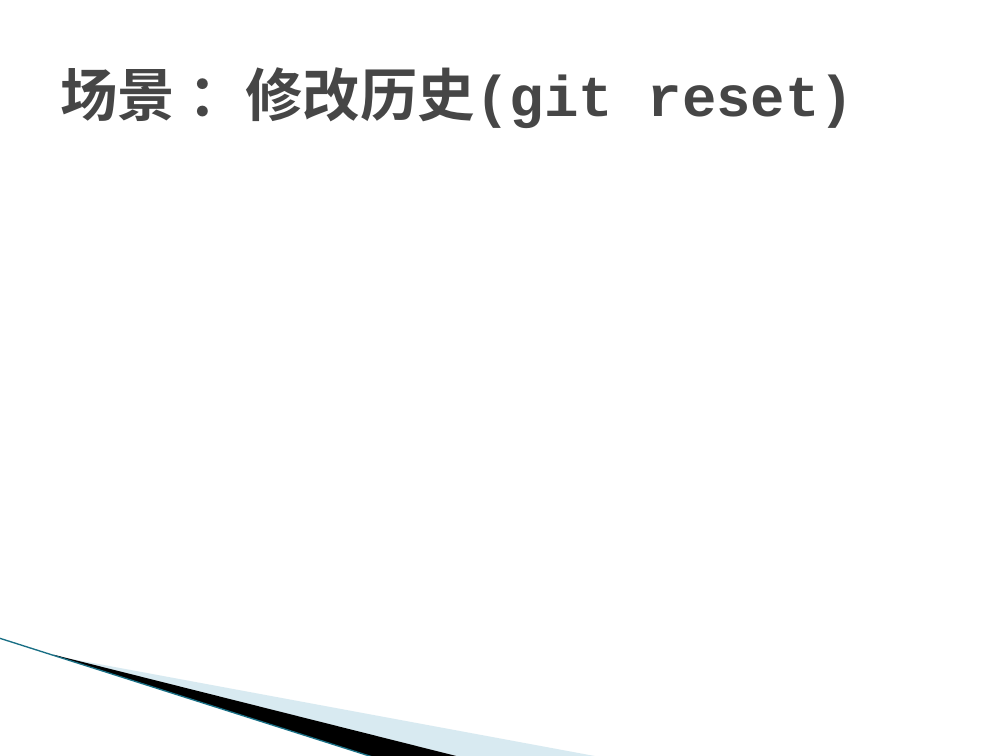
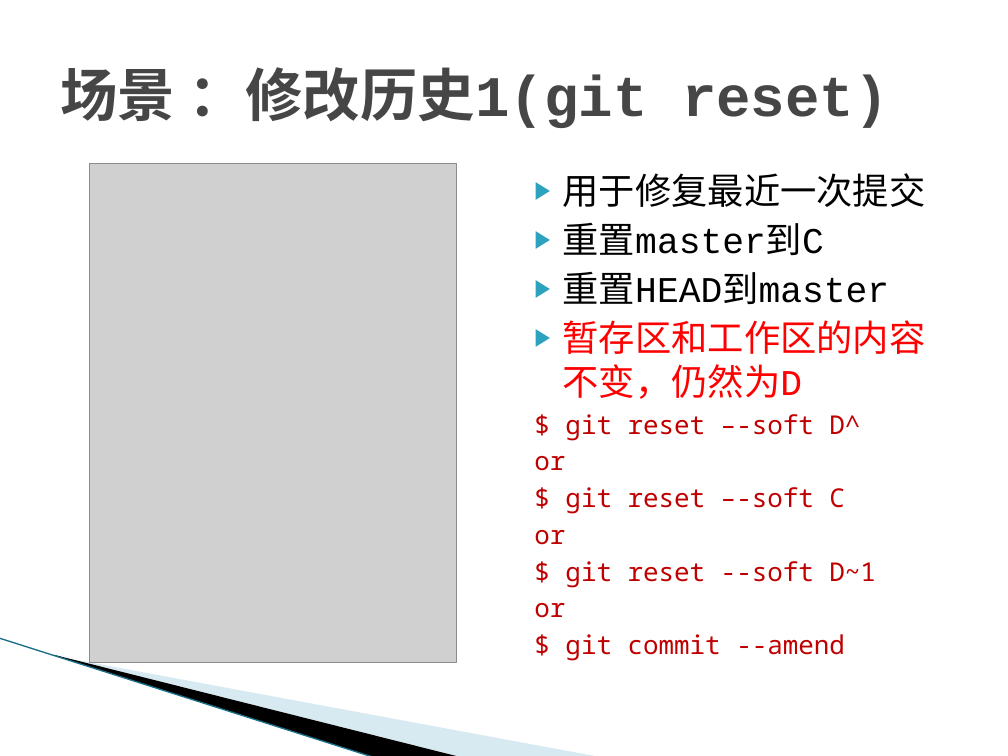
Before and after one commit to texnician/demo, a slide deck: slide 22 of ppt/Git.pptx. Drawn at 1008x756 pixels with LibreOffice and Linux fonts; fonts in the diff are those of the drawing; grey boxes stand for pictures; background and template pictures are left out. Boxes give left, top, right and bottom in pixels: in the first picture for what was removed or moved away, otherwise in the second. Text is boxed around its words. In the diff, an @@ line names an element or a change of style, - is before the commit and + after.

Commit message:
git reset

```diff
--- a/ppt/Git.pptx
+++ b/ppt/Git.pptx
@@ title at box(60, 67, 889, 128): text changed @@
-场景 ：修改历史(git reset)
+场景 ：修改历史1(git reset)
@@ picture added at box(90, 163, 457, 662) @@
@@ text added at box(534, 173, 926, 661), 18.5 pt, text #C00000 @@
+▶ 用于修复最近一次提交
+▶ 重置master到C
+▶ 重置HEAD到master
+▶ 暂存区和工作区的内容不变，仍然为D
+$ git reset –-soft D^
+or
+$ git reset –-soft C
+or
+$ git reset --soft D~1
+or
+$ git commit --amend
```
Also in this commit, not shown: 1 slide added, 1 other file.
